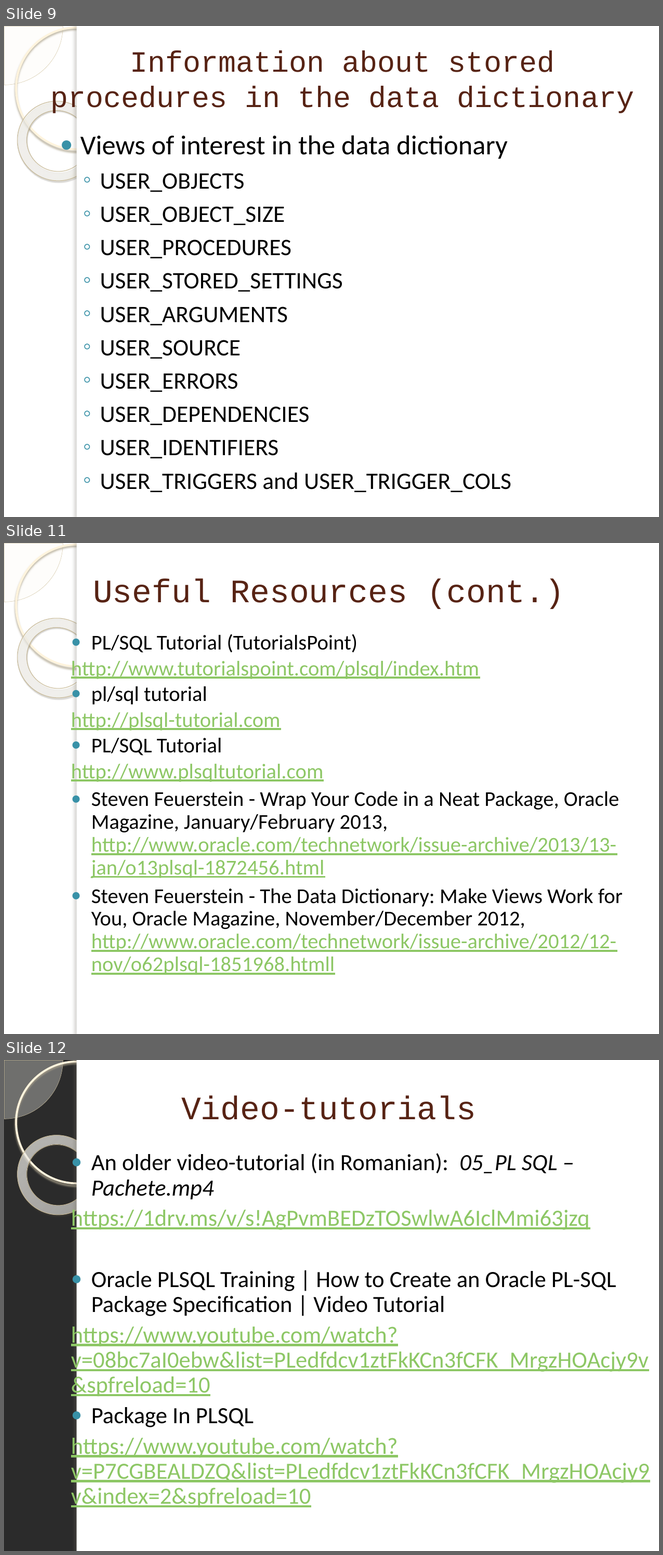
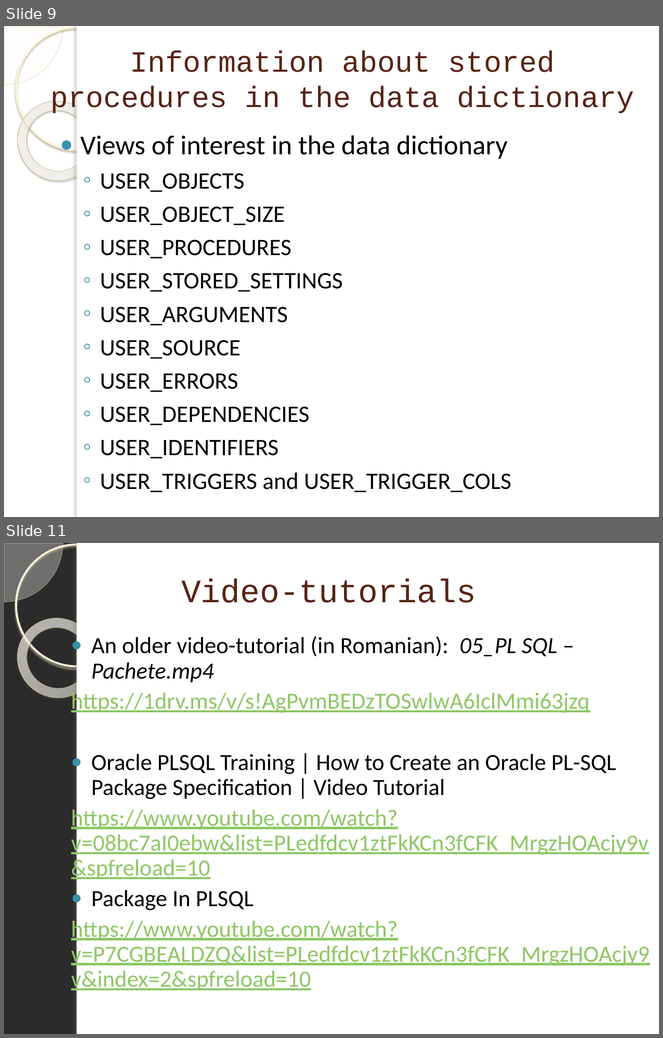
Before and after one commit to marinfotache/Database-Logic-in-Business-Applications, a slide deck: 02_Basics of PL SQL/02-03_en_Packages.pptx. Shown one above the other, each under a label of ours: slides 9, 11 and 12 before the commit, slides 9 and 11 after it; the slides between them are not shown. The pictures are 663x1555 and 663x1038 pixels, drawn with LibreOffice and Linux fonts; fonts in the diff are those of the drawing; background and template pictures are left out; a plain dark background stands for a picture behind light text. Boxes give left, top, right and bottom in pixels: in the first picture for what was removed or moved away, otherwise in the second. Text is boxed around its words. In the diff, an @@ line names an element or a change of style, - is before the commit and + after.

```diff
--- a/02_Basics of PL SQL/02-03_en_Packages.pptx
+++ b/02_Basics of PL SQL/02-03_en_Packages.pptx
@@ slide 11 removed at [4,543,659,1034], background picture (left out); not listed: 5 template elements that a slide beside it also shows @@
@@ title removed at [93,579,565,609] @@
-Useful Resources (cont.)
@@ text removed at [71,634,623,975] @@
-● PL/SQL Tutorial (TutorialsPoint)
-http://www.tutorialspoint.com/plsql/index.htm
-● pl/sql tutorial
-http://plsql-tutorial.com
-● PL/SQL Tutorial
-http://www.plsqltutorial.com
-● Steven Feuerstein - Wrap Your Code in a Neat Package, Oracle Magazine, January/February 2013, http://www.oracle.com/technetwork/issue-archive/2013/13-jan/o13plsql-1872456.html
-● Steven Feuerstein - The Data Dictionary: Make Views Work for You, Oracle Magazine, November/December 2012, http://www.oracle.com/technetwork/issue-archive/2012/12-nov/o62plsql-1851968.htmll
@@ what was slide 12 is now slide 11 @@
```
Also in this commit, not shown: 1 slide changed.
